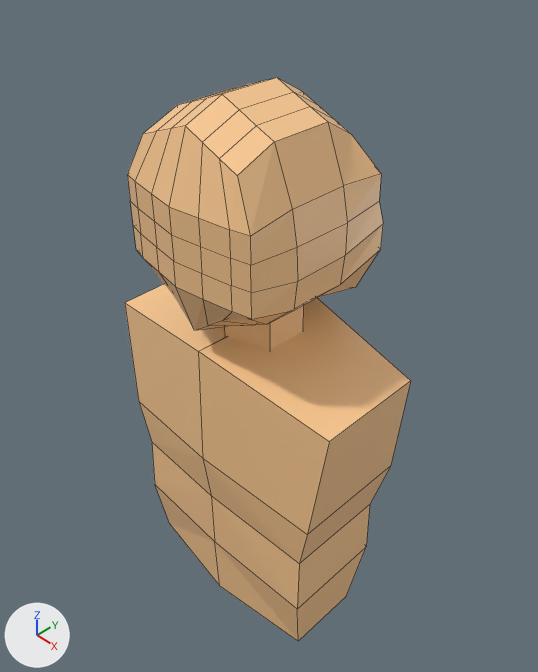
What one commit did to the Blender file char.blend.
Before and after are seen from a 50 mm camera at (4.9, -4.55, 2.75) aimed at (-0.11, 0.34, -2.38). The axes (+X, +Y, +Z) are drawn at lower left. The lights are the same throughout. Mesh edges are drawn as thin lines.
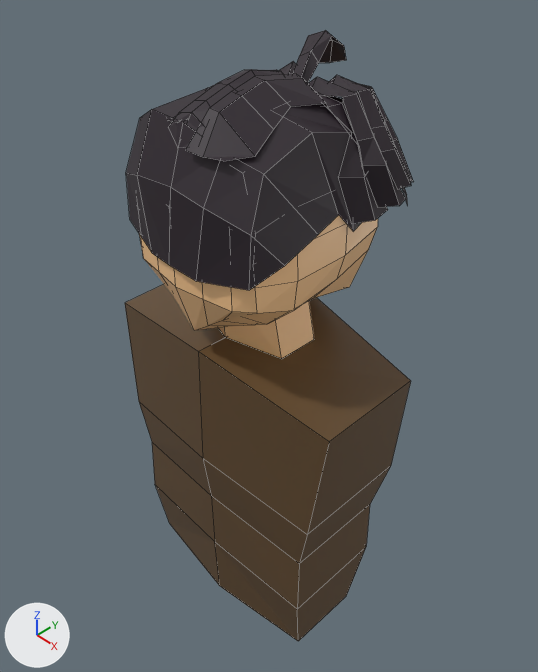
Pixel boxes [x1, y1, x2, y2] of what changed, in the pictures (538 x 672 px; the box of a moved part takes in the faces that stretch with it):
'Cube', recoloured
    both: [125, 284, 411, 641]
'Head', reshaped
    before: [127, 78, 383, 330]
    after: [139, 215, 378, 330]
'Plane.001', added (black)
    after: [126, 85, 362, 290]
'Plane.007', added
    after: [186, 74, 325, 161]
'Plane.004', added (black)
    after: [308, 77, 405, 207]
'Plane.008', added (black)
    after: [315, 91, 388, 224]
'Plane.003', added (black)
    after: [329, 75, 411, 189]
'Plane.006', added
    after: [168, 69, 283, 148]
'Plane.013', added
    after: [293, 30, 346, 83]
'Plane', added
    after: [357, 83, 414, 182]
'Plane.010', added
    after: [279, 61, 296, 74]
'Plane.002', added
    after: [402, 187, 408, 205]
'Plane.005', added
    after: [167, 108, 184, 123]
part 1 of me_cube, moved or reshaped
    before: [294, 174, 383, 310]
    after: [294, 218, 378, 310]
part 2 of me_cube, moved or reshaped
    before: [127, 85, 381, 324]
    after: [139, 234, 298, 324]

The change, as a list of edits to the scene's bpy script:
```text
Change me_cube:
    remove me_cube.from_pydata(...)  # 72 vertices, 63 faces; spans x -0.92..0.0, y -1.0..1.3, z -1.28..1.28
    add me_cube.from_pydata(...)  # 72 vertices, 63 faces; spans x -0.92..0.0, y -1.0..1.35, z -1.23..1.28
    me_cube part 1
    add for i in [1, 4, 28, 29]: me_cube.vertices[i].co += Vector((0.0, -0.11, 0.05))
    me_cube.vertices[11].co: (-0.87, 1.0, -0.42) -> (-0.79, 0.9, -0.41)
    me_cube.vertices[13].co: (0.0, 1.3, -0.49) -> (0.0, 1.35, -0.4)
    me_cube.vertices[25].co: (-0.87, 0.39, -0.58) -> (-0.83, 0.38, -0.53)
    me_cube.vertices[36].co: (-0.67, 1.08, -0.44) -> (-0.61, 1.02, -0.42)
    me_cube.vertices[37].co: (-0.33, 1.2, -0.46) -> (-0.21, 1.17, -0.49)
    me_cube.vertices[54].co: (-0.87, 0.89, 0.16) -> (-0.87, 0.88, 0.16)
    me_cube.vertices[55].co: (-0.87, 1.0, -0.13) -> (-0.87, 0.91, -0.13)
    me_cube.vertices[57].co: (0.0, 1.16, -0.18) -> (0.0, 1.16, -0.11)
    me_cube.vertices[68].co: (-0.67, 0.89, 0.15) -> (-0.67, 0.97, 0.15)
    me_cube part 2: 7 of 72 vertices moved; they spanned x -0.87..-0.64, y -0.83..0.33, z -0.41..1.04 and now span x -0.87..-0.64, y -0.8..0.34, z -0.38..1.01; mean shift (0.0, 0.04, 0.0); largest move (-0.87, -0.83, -0.41) -> (-0.87, -0.76, -0.38)
Change me_cube_004:
    where me_cube_004.from_pydata(...)  # 20 vertices, 14 faces; spans x -1.65..0.01, y -1.09..0.83, z -3.19..0.88
    remove me_cube_004.materials.append(mat_skin)  # beige #ffcd94
    add me_cube_004.materials.append(mat_armorleather)  # brown #624a2e
Add ob_plane_013:
    ob_plane_013 = bpy.data.objects.new('Plane.013', me_plane_016)  # 15 vertices, 8 faces; spans x -0.65..2.44, y 0.19..0.98, z 0.33..2.28; in mat_blackhair (black #2c222b)
    ob_plane_013.location = (0.05, 0.55, 1.26)
    ob_plane_013.rotation_euler = (-1.91, 0.0, 0.261)  # degrees (-109, 0, 15)
    ob_plane_013.scale = (-0.123, 0.899, 0.549)
Add ob_plane_010:
    ob_plane_010 = bpy.data.objects.new('Plane.010', me_plane_013)  # 18 vertices, 10 faces; spans x -1.26..3.38, y 0.32..1.23, z 0.33..2.82; in mat_blackhair (black #2c222b)
    ob_plane_010.location = (-0.03, 0.5, 1.07)
    ob_plane_010.rotation_euler = (-1.91, 0.0, 0.713)  # degrees (-109, 0, 41)
    ob_plane_010.scale = (-0.123, 0.899, 0.549)
Add ob_plane_008:
    ob_plane_008 = bpy.data.objects.new('Plane.008', me_plane_011)  # 18 vertices, 10 faces; spans x -1.98..1.34, y 0.36..1.07, z 0.3..2.43; in mat_blackhair (black #2c222b)
    ob_plane_008.location = (-0.16, 0.41, 1.22)
    ob_plane_008.rotation_euler = (-1.91, 0.0, -1.419)  # degrees (-109, 0, -81)
    ob_plane_008.scale = (-0.162, 1.19, 0.724)
Add ob_plane_007:
    ob_plane_007 = bpy.data.objects.new('Plane.007', me_plane_010)  # 18 vertices, 10 faces; spans x -2.02..2.54, y -0.71..0.85, z -0.08..0.39; in mat_blackhair (black #2c222b)
    ob_plane_007.location = (0.34, -0.19, 0.64)
    ob_plane_007.rotation_euler = (3.142, 0.0, 3.142)  # degrees (180, 0, 180)
    ob_plane_007.scale = (-0.131, 1.0, 1.0)
Add ob_plane_006:
    ob_plane_006 = bpy.data.objects.new('Plane.006', me_plane_009)  # 21 vertices, 12 faces; spans x -2.1..1.07, y -0.73..0.85, z -0.07..0.4; in mat_blackhair (black #2c222b)
    ob_plane_006.location = (0.12, -0.13, 0.67)
    ob_plane_006.rotation_euler = (3.142, 0.0, 3.142)  # degrees (180, 0, 180)
    ob_plane_006.scale = (-0.131, 1.0, 1.0)
Add ob_plane_005:
    ob_plane_005 = bpy.data.objects.new('Plane.005', me_plane_008)  # 18 vertices, 10 faces; spans x -2.32..0.47, y -0.77..0.9, z 0.02..0.45; in mat_blackhair (black #2c222b)
    ob_plane_005.location = (-0.02, -0.05, 0.7)
    ob_plane_005.rotation_euler = (3.142, 0.0, 3.142)  # degrees (180, 0, 180)
    ob_plane_005.scale = (-0.131, 1.0, 1.0)
Add ob_plane_004:
    ob_plane_004 = bpy.data.objects.new('Plane.004', me_plane_006)  # 18 vertices, 10 faces; spans x -1.44..1.54, y 0.36..1.05, z 0.3..2.47; in mat_blackhair (black #2c222b)
    ob_plane_004.location = (-0.11, 0.54, 1.28)
    ob_plane_004.rotation_euler = (-1.91, 0.0, -1.419)  # degrees (-109, 0, -81)
    ob_plane_004.scale = (-0.162, 1.19, 0.724)
Add ob_plane_003:
    ob_plane_003 = bpy.data.objects.new('Plane.003', me_plane_005)  # 18 vertices, 10 faces; spans x -1.46..1.78, y 0.36..1.03, z 0.4..2.57; in mat_blackhair (black #2c222b)
    ob_plane_003.location = (0.02, 0.74, 1.18)
    ob_plane_003.rotation_euler = (-1.91, 0.0, -1.419)  # degrees (-109, 0, -81)
    ob_plane_003.scale = (-0.138, 1.01, 0.615)
Add ob_plane_002:
    ob_plane_002 = bpy.data.objects.new('Plane.002', me_plane_004)  # 18 vertices, 10 faces; spans x -1.71..1.23, y 0.32..1.29, z 0.36..2.95; in mat_blackhair (black #2c222b)
    ob_plane_002.location = (-0.07, 0.77, 1.01)
    ob_plane_002.rotation_euler = (-1.91, 0.0, -1.074)  # degrees (-109, 0, -62)
    ob_plane_002.scale = (-0.123, 0.899, 0.549)
Add ob_plane:
    ob_plane = bpy.data.objects.new('Plane', me_plane_003)  # 18 vertices, 10 faces; spans x -1.59..1.61, y 0.36..1.13, z 0.3..2.7; in mat_blackhair (black #2c222b)
    ob_plane.location = (0.03, 0.81, 1.06)
    ob_plane.rotation_euler = (-1.91, 0.0, -1.254)  # degrees (-109, 0, -72)
    ob_plane.scale = (-0.123, 0.899, 0.549)
Add ob_plane_001:
    ob_plane_001 = bpy.data.objects.new('Plane.001', me_plane_002)  # 52 vertices, 34 faces; spans x 0.01..2.01, y -1.05..0.89, z -0.61..0.86; in mat_blackhair (black #2c222b)
    ob_plane_001.location = (-1.02, 0.02, -0.23)
    ob_plane_001.rotation_euler = (3.142, -3.142, 3.142)  # degrees (180, -180, 180)
```
